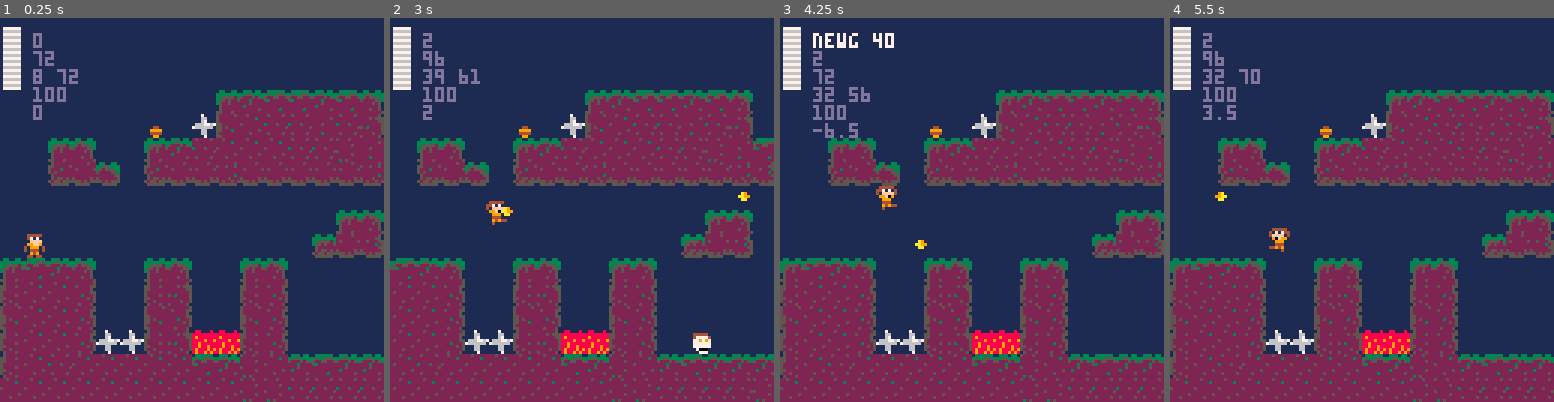
Above: before the commit, frames 1-4 (left to right).
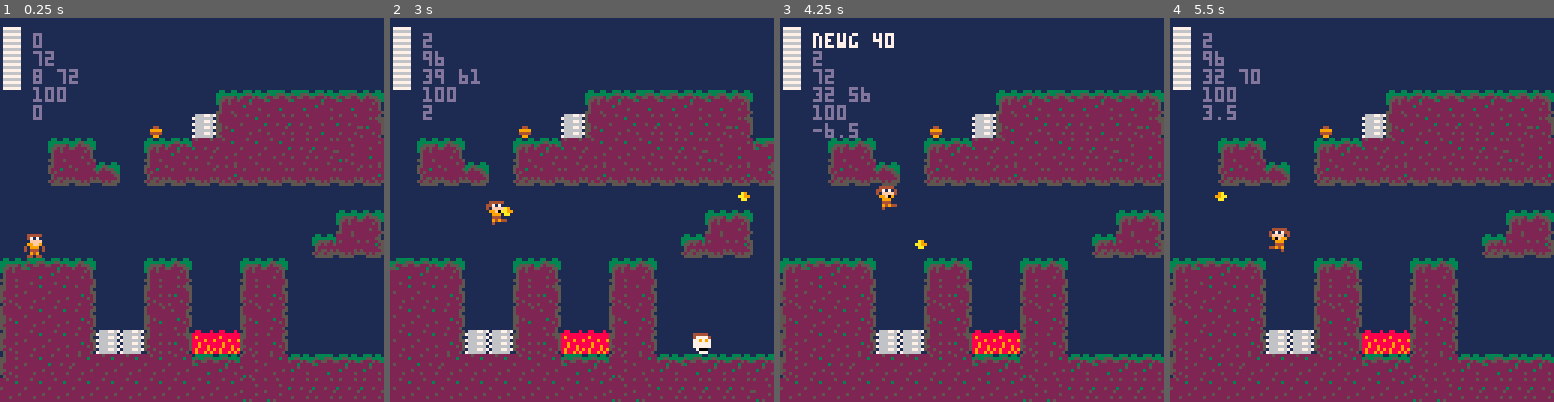
Above: after the commit, the same moments.

Repository: RicoP/picowiese
Game: PICO-8 cartridge mmm.p8
Same seed, same stepped clock (60 frames per second), same inputs: the game is played once before the commit and once after it.
Inputs:
- Up to frame 1 (0.25 s): no input
- Up to frame 2 (3 s): tap X (X key) at 0.33, 1.07, 1.85, 2.97 s; tap O (Z key) at 0.7, 1.7, 2.1, 2.5, 2.9 s; hold Right 1.6-2.1 s; hold Up 2.15-2.42 s; hold Right from 2.47 s (still down)
- Up to frame 3 (4.25 s): release Right at 3.03 s; hold Left 3.08-3.58 s; tap O (Z key) at 3.3, 3.7, 4.1 s; hold Down 3.63-3.97 s; hold Right from 4.02 s (still down); tap X (X key) at 4.08 s
- Up to frame 4 (5.5 s): tap O (Z key) at 4.5, 4.9, 5.3 s; release Right at 4.68 s; hold Up 4.73-5.03 s; hold Left from 5.08 s (still down); tap X (X key) at 5.2 s

The runs differ from the first frame. In frame 1, 0.8% of the frame differs, in the area x 25-57%, y 25-88%; in frame 2, 0.8%; in frame 3, 0.8%; in frame 4, 0.8%.

Commit message:
tidy up and initialiye player

Diff:
--- a/mmm.p8
+++ b/mmm.p8
@@ -1,35 +1,28 @@
 pico-8 cartridge // http://www.pico-8.com
 version 18
 __lua__
--- globals
+--constants
+g_state_spawn = 1
+g_state_run = 2
+g_state_dead = 3
+
+--globals
+g_frame = 0
+g_state = g_state_spawn
+
+--enemies
+enemy_skull = 64
+
+--tiles
+tile_exit = 51
+
+--player
+p = {}
 p_state_stand = 1
 p_state_jump = 2
 p_state_run = 3
-
 p_jumpstrength = 10
 p_walkspeed = 1
-
---items
-item_health1 = 16
-
---enemies
-enemy_skull = 64
-
---entities
-entity_explosion1 = 35
-
---player
-p = {x = 10, y = 10}
-p.health = 100
-p.state = p_state_stand
-p.slide_frames = 0
-p.direction = 1
-p.jumpvel = 0
-p.groundlevel = 0
-p.iframes = 0
-p.stuned = 0
-p.color1 = 4
-p.color2 = 9
 
 --flags
 flag_ground=0
@@ -38,22 +31,24 @@
 
 --melons == bullets
 melons = {}
+melon_speed = 3
+tile_melon = 32
 
 --items
 items = {}
+item_health1 = 16
 
 --entities
 entities = {}
+entity_explosion1 = 35
 
 --enemies
 enemies = {}
 enemy_health = 40
 
-g_frame = 0
-
-tile_melon = 32
-melon_speed = 3
-
+--level
+levels = {}
+level = 1
 -->8
 -- native functions
 #include utils.lua
@@ -78,13 +73,17 @@
 end
 
 function _init()
+ level = 1
  for y = 0,63 do
   for x = 0,127 do
    local t = mget(x,y)
    if t == p_state_stand then
     mset(x,y,0)
-    p.x,p.y = x*8,y*8
-    p.groundlevel = p.y
+    local l = {}
+
+    l.x,l.y = x*8,y*8
+    levels[level] = l
+    level += 1
    end
    if t == item_health1 then
     mset(x,y,0)
@@ -103,6 +102,8 @@
    end
   end
  end
+
+ select_level(1)
 end
 
 function _update()
@@ -210,6 +212,13 @@
 
 -->8
 -- logic
+function select_level(l)
+ level = l
+ p = cstr_player(levels[l].x,levels[l].y)
+ g_state = g_state_spawn
+ g_frame = 0
+end
+
 function calc_groundlevel(x,y)
  local tx = flr(x/8)
  local ty = flr(y/8)
@@ -515,6 +523,23 @@
 
   spr(tile, e.x, e.y, 1, 1, flipt)
  end
+end
+-->8
+--constructors
+function cstr_player(x,y)
+ local p = {x=x,y=y}
+ p.health = 100
+	p.state = p_state_stand
+	p.slide_frames = 0
+	p.direction = 1
+	p.jumpvel = 0
+	p.groundlevel = 0
+	p.iframes = 0
+	p.stuned = 0
+	p.color1 = 4
+	p.color2 = 9
+	p.groundlevel = y
+	return p
 end
 __gfx__
 00000000e44444eee44444eee44444eee44444ee0330033003330330033333300330033003300330033303300333333003300330000000000000000000000000
@@ -533,22 +558,22 @@
 ee9999ee4e444eeeee444eeeeee49eeeeee94eee5522232222222252222225222222252500000000000000000000000000000000000000000000000000000000
 ee4444eeee949eeeee94944ee4994eeeee4994ee5222222222252222222222222222222500000000000000000000000000000000000000000000000000000000
 eee99eeee44e44eeee4eeeeee44e44eeee44e44e5522222222222222232522222252225000000000000000000000000000000000000000000000000000000000
-eeeeeeee00070000e44444eeeeeeaaeeeeeeeeee0522222225222252222222222222225000000000000000000000000000000000000000000000000000000000
-eeeeeeee00066000e47878eeeeaa9aeeeeeeaaee5522252222222222222222522225255500000000000000000000000000000000000000000000000000000000
-eeea9eee00067000eeff0feeaa9999aeeaaa9aee5522222222222222222222222222225500000000000000000000000000000000000000000000000000000000
-eeaa99ee06667767e99f09ee999999aee9999aee5222222232225222222522222222222500000000000000000000000000000000000000000000000000000000
-eeeaaeee766666604e999e4ee9999999ee99999e5222252222222225222222225232222500000000000000000000000000000000000000000000000000000000
-eeeeeeee000660004e444e4ee9999999ee99999e5522222222222222222222222222222500000000000000000000000000000000000000000000000000000000
-eeeeeeee00066000ee949eeeee9999eeee99eeee5225222225222252222322222222522500000000000000000000000000000000000000000000000000000000
-eeeeeeee00007000e44e44eeee99eeeeeeeeeeee0522252222222222222222225222225000000000000000000000000000000000000000000000000000000000
-0000000008800080eeee4eee00000000000000000522222222222252222225222222225000000000000000000000000000000000000000000000000000000000
-0000000088888888eee94eee00000000000000005522222552252252222222222222255000000000000000000000000000000000000000000000000000000000
-0000000089888888ee4944ee00000000000000005222322222222222252222252252225500000000000000000000000000000000000000000000000000000000
-0000000088889889ee4944ee00000000000000005252222222222222222222222222232500000000000000000000000000000000000000000000000000000000
-0000000088988888ee4444ee00000000000000000522222222222232222222222222225500000000000000000000000000000000000000000000000000000000
-0000000088988988ee4494ee00000000000000000525525252225222522222525222222500000000000000000000000000000000000000000000000000000000
-0000000089888989eee49eee00000000000000005255255552522525555252555525255500000000000000000000000000000000000000000000000000000000
-0000000089889898eee4eeee00000000000000000555555005555550055555000055555000000000000000000000000000000000000000000000000000000000
+eeeeeeee06667767e44444eeeeeeaaeeeeeeeeee0522222225222252222222222222225000000000000000000000000000000000000000000000000000000000
+eeeeeeee76666660e47878eeeeaa9aeeeeeeaaee5522252222222222222222522225255500000000000000000000000000000000000000000000000000000000
+eeea9eee06667767eeff0feeaa9999aeeaaa9aee5522222222222222222222222222225500000000000000000000000000000000000000000000000000000000
+eeaa99ee76666660e99f09ee999999aee9999aee5222222232225222222522222222222500000000000000000000000000000000000000000000000000000000
+eeeaaeee066677674e999e4ee9999999ee99999e5222252222222225222222225232222500000000000000000000000000000000000000000000000000000000
+eeeeeeee766666604e444e4ee9999999ee99999e5522222222222222222222222222222500000000000000000000000000000000000000000000000000000000
+eeeeeeee06667767ee949eeeee9999eeee99eeee5225222225222252222322222222522500000000000000000000000000000000000000000000000000000000
+eeeeeeee76666660e44e44eeee99eeeeeeeeeeee0522252222222222222222225222225000000000000000000000000000000000000000000000000000000000
+0000000008800080eeee4eeeaa990aa0000000000522222222222252222225222222225000000000000000000000000000000000000000000000000000000000
+0000000088888888eee94eeea0909a0a000000005522222552252252222222222222255000000000000000000000000000000000000000000000000000000000
+0000000089888888ee4944eeaa909a0a000000005222322222222222252222252252225500000000000000000000000000000000000000000000000000000000
+0000000088889889ee4944eea0909a0a000000005252222222222222222222222222232500000000000000000000000000000000000000000000000000000000
+0000000088988888ee4444eeaa909aaa000000000522222222222232222222222222225500000000000000000000000000000000000000000000000000000000
+0000000088988988ee4494ee77777777000000000525525252225222522222525222222500000000000000000000000000000000000000000000000000000000
+0000000089888989eee49eee00000770000000005255255552522525555252555525255500000000000000000000000000000000000000000000000000000000
+0000000089889898eee4eeee00000700000000000555555005555550055555000055555000000000000000000000000000000000000000000000000000000000
 eeeeeeeeeeeeeeee0000000000000000000000000000000000000000000000000000000000000000000000000000000000000000000000000000000000000000
 e44444eeeeeeeeee0000000000000000000000000000000000000000000000000000000000000000000000000000000000000000000000000000000000000000
 e477774ee6eaea6e0000000000000000000000000000000000000000000000000000000000000000000000000000000000000000000000000000000000000000
